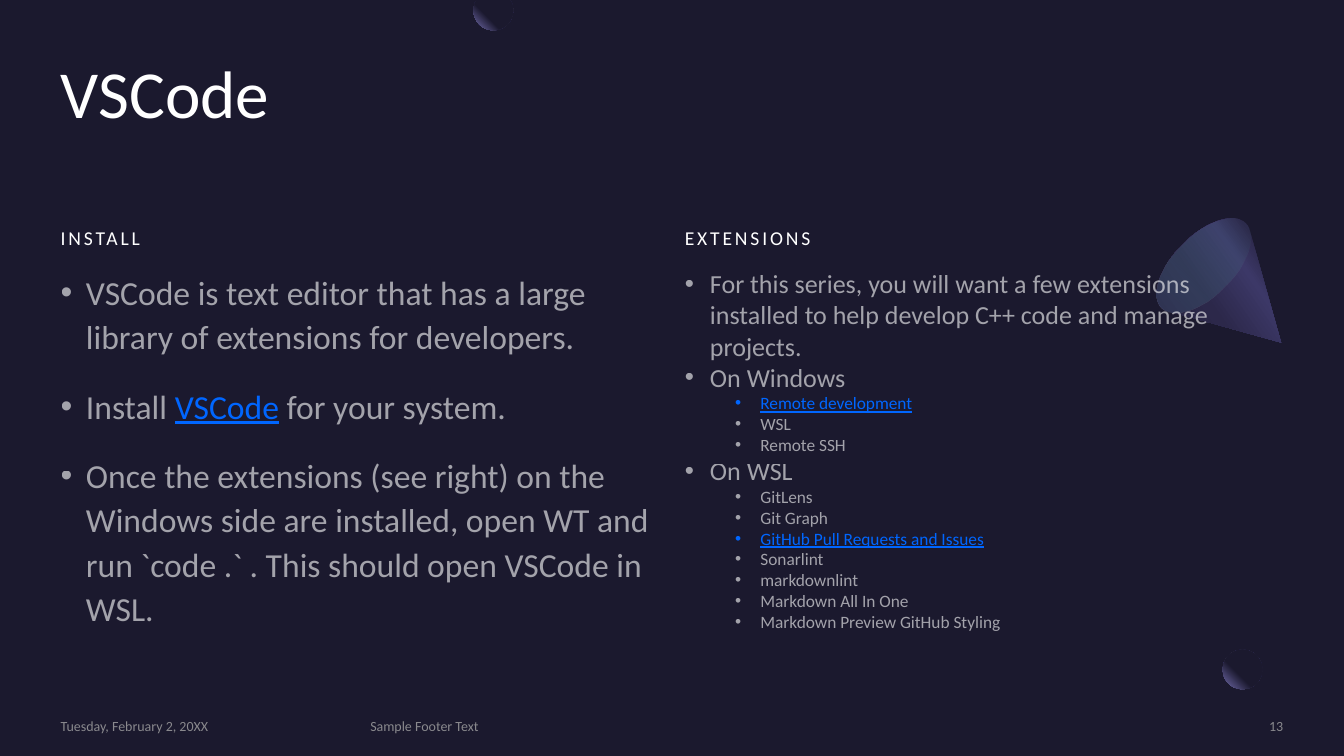
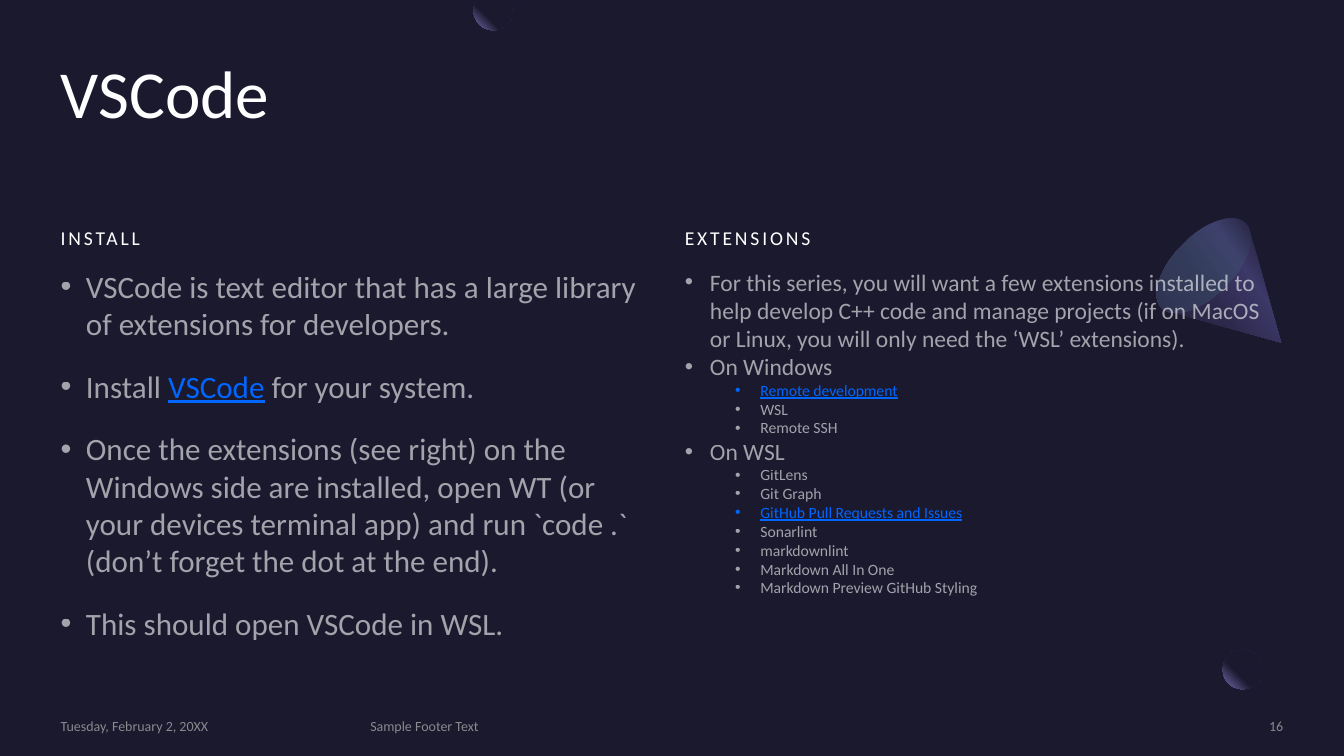
Before and after one commit to MonashDeepNeuron/HPP, a slide deck: slide 16 of content/week0/slides/week0.pptx (slide 13 before the commit). Drawn at 1344x756 pixels with LibreOffice and Linux fonts; fonts in the diff are those of the drawing. Boxes give left, top, right and bottom in pixels: in the first picture for what was removed or moved away, otherwise in the second. Text is boxed around its words. In the diff, an @@ line names an element or a change of style, - is before the commit and + after.

```diff
--- a/content/week0/slides/week0.pptx
+++ b/content/week0/slides/week0.pptx
@@ text at [86,277,636,403]: size 24 to 22.2 pt in "VSCode is text editor that has a ...", "Install VSCode for your system."; line spacing 1.1 to 1 @@
@@ text at [710,271,1260,351]: text changed; size 18.6 to 16.8 pt @@
-• For this series, you will want a few extensions installed to help develop C++ code and manage projects.
+• For this series, you will want a few extensions installed to help develop C++ code and manage projects (if on MacOS or Linux, you will only need the ‘WSL’ extensions).
@@ text at [710,359,977,596]: size 18.6 to 16.8 pt in "On Windows", "On WSL"; size 12.4 to 11.2 pt in "Remote development", "WSL", "Remote SSH", "GitLens" and 6 more places @@
@@ text at [86,438,603,640]: text changed; size 24 to 22.2 pt @@
-• Once the extensions (see right) on the Windows side are installed, open WT and run `code .` . This should open VSCode in WSL.
+• Once the extensions (see right) on the Windows side are installed, open WT (or your devices terminal app) and run `code .` (don’t forget the dot at the end).
+• This should open VSCode in WSL.
@@ page number at [1269,721,1283,731]: text changed @@
-13
+16
```
Also in this commit, not shown: 6 other slides changed, 3 slides added, 1 other file.
